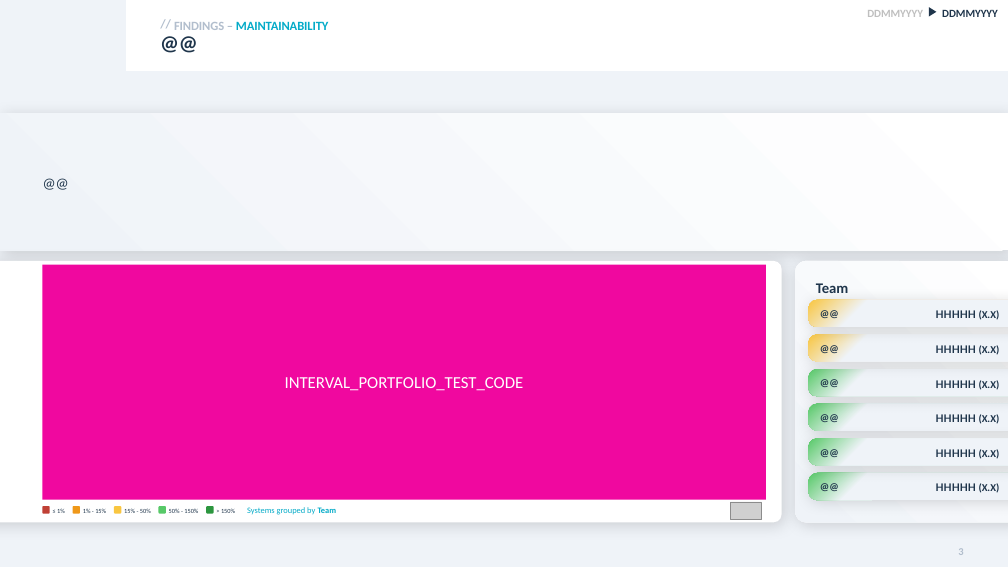
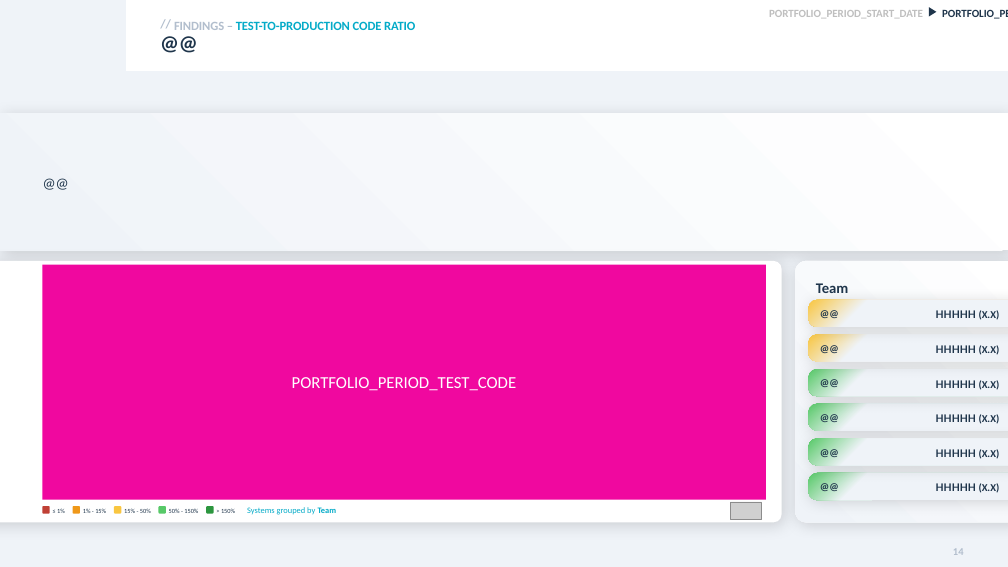
Before and after one commit to Software-Improvement-Group/sigrid-report-generator, a slide deck: slide 14 of src/report_generator/presets/templates/sigrid-template.pptx (slide 3 before the commit). Drawn at 1008x567 pixels with LibreOffice and Linux fonts; fonts in the diff are those of the drawing; grey boxes stand for pictures; background and template pictures are left out. Boxes give left, top, right and bottom in pixels: in the first picture for what was removed or moved away, otherwise in the second. Text is boxed around its words. In the diff, an @@ line names an element or a change of style, - is before the commit and + after.

```diff
--- a/src/report_generator/presets/templates/sigrid-template.pptx
+++ b/src/report_generator/presets/templates/sigrid-template.pptx
@@ text at [174, 21, 415, 30]: text changed @@
-FINDINGS – MAINTAINABILITY
+FINDINGS – TEST-TO-PRODUCTION CODE RATIO
@@ text at [769, 10, 923, 17]: text changed @@
-DDMMYYYY
+PORTFOLIO_PERIOD_START_DATE
@@ text at [942, 9, 1008, 19]: text changed @@
-DDMMYYYY
+PORTFOLIO_PERIOD_END_DATE
@@ text in rectangle at [292, 377, 517, 391]: text changed @@
-INTERVAL_PORTFOLIO_TEST_CODE
+PORTFOLIO_PERIOD_TEST_CODE
@@ page number at [953, 548, 964, 555]: text changed @@
-3
+14
```
Also in this commit, not shown: 2 other slides changed, 11 slides added, 3 other files.
